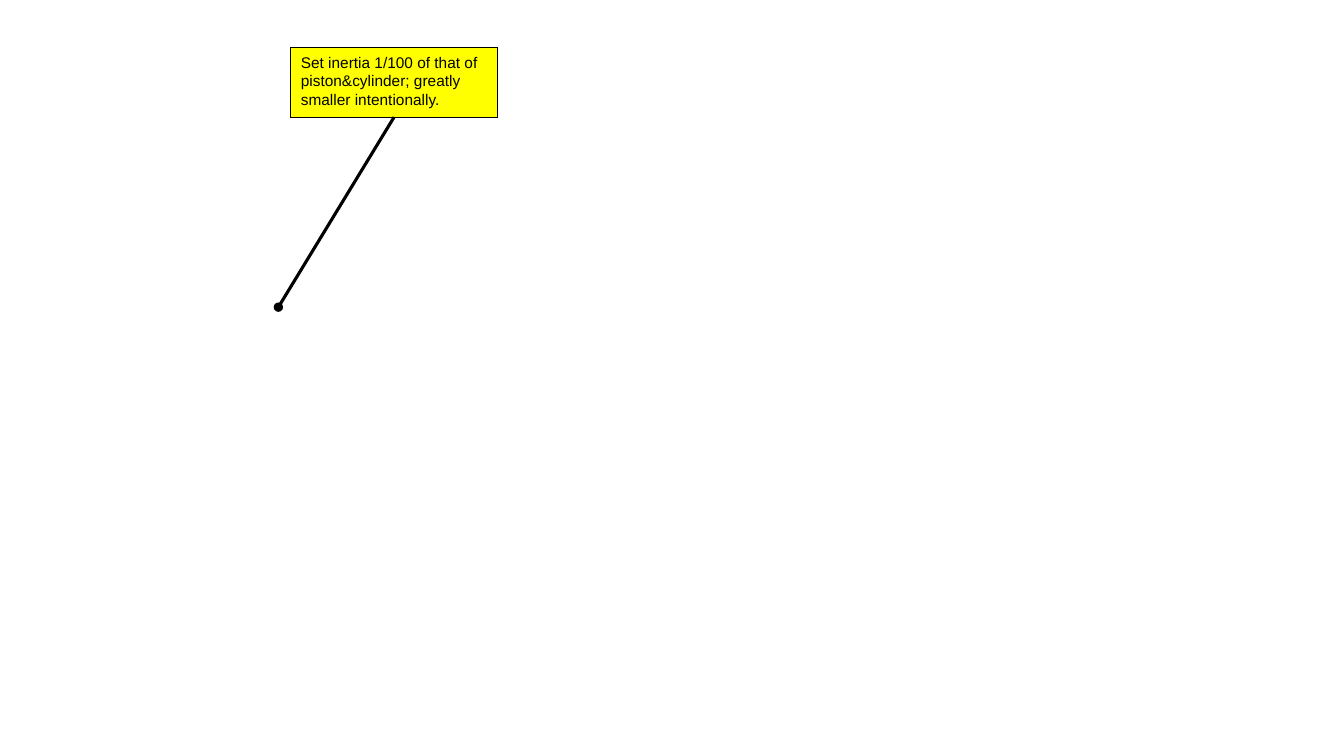
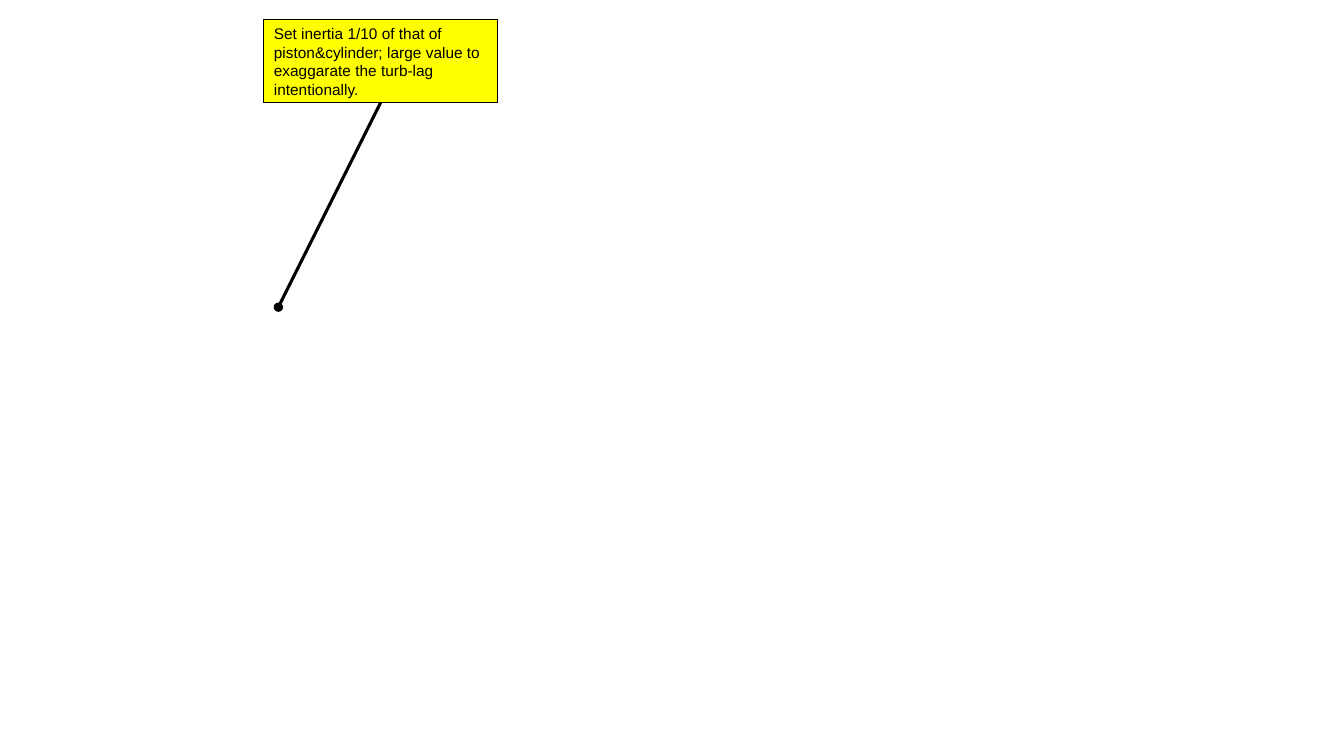
Before and after one commit to zeta-plusplus/PropulsionSystem, a slide deck: slide 2 of docs/Examples/Engines/Transient/O360-turbocharged-vs-none/makeFig_O360-turbocharged-vs-none.pptx. Drawn at 1344x756 pixels with LibreOffice and Linux fonts; fonts in the diff are those of the drawing; background and template pictures are left out. Boxes give left, top, right and bottom in pixels: in the first picture for what was removed or moved away, otherwise in the second. Text is boxed around its words. In the diff, an @@ line names an element or a change of style, - is before the commit and + after.

```diff
--- a/docs/Examples/Engines/Transient/O360-turbocharged-vs-none/makeFig_O360-turbocharged-vs-none.pptx
+++ b/docs/Examples/Engines/Transient/O360-turbocharged-vs-none/makeFig_O360-turbocharged-vs-none.pptx
@@ rectangle "Set inertia 1/10 of that ...": place and size @@
-rectangle "Set inertia 1/10 of that ..." at box(291, 48, 498, 118)
+rectangle "Set inertia 1/10 of that ..." at box(264, 19, 497, 103)
@@ text in rectangle at box(274, 28, 480, 98): text changed @@
-Set inertia 1/100 of that of piston&cylinder; greatly smaller intentionally.
+Set inertia 1/10 of that of piston&cylinder; large value to exaggarate the turb-lag intentionally.
@@ arrow moved from (394, 117) - (278, 308) to (381, 103) - (278, 308) @@
```
Also in this commit, not shown: 3 other files.
